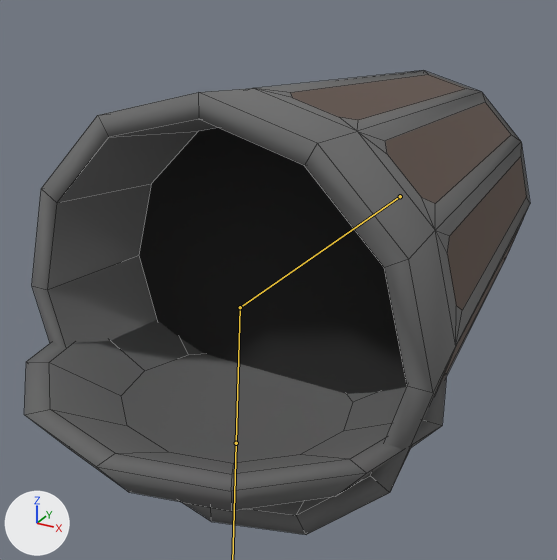
A saved change to the FBX model Assets/Models/Spawners/Trash2/Мусорка2.fbx.
Rendered twice from a 50 mm lens placed at (0.817, -2.121, 0.879), pointed at (-0.05, -0.545, 0.091). The axes (+X, +Y, +Z) are drawn at lower left. The lights are the same throughout. Both versions are drawn at frame 34 of the action 'Armature.002|Открывание_Мусорка'; the numbers are the values there. The bones that bend it are drawn over the model as lines. Mesh edges are drawn as thin lines.
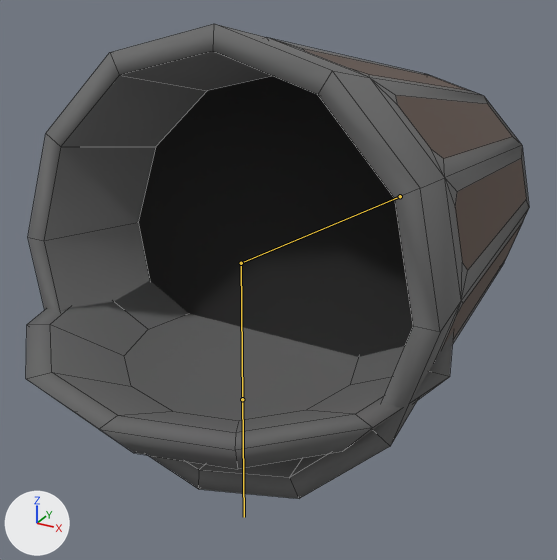
Pixel boxes (x1, y1, x2, y2) of what changed, in the pictures (557 x 560 px):
```json
{"object": "Cylinder", "change": "posed", "before": [24, 70, 530, 535], "after": [26, 24, 529, 499]}
{"bone": "Bone", "before": "(400, 196) to (240, 307)", "after": "(400, 196) to (241, 263)"}
{"bone": "Bone.001", "before": "(240, 307) to (236, 443)", "after": "(241, 263) to (242, 399)"}
```

Edits to the scene script, one JSON object a line:
```json
{"block": "bone_bone", "where": "bone_bone = bpy.data.objects['Armature.002'].pose.bones['Bone']"}
{"op": "set", "path": "bone_bone.rotation_quaternion", "old": "(0.714, 0.7, 0.0, 0.0)", "new": "(0.749, 0.662, 0.0, 0.0)", "note": "degrees (89, 0, 0) -> degrees (83, 0, 0)"}
{"block": "bone_bone_001", "where": "bone_bone_001 = bpy.data.objects['Armature.002'].pose.bones['Bone.001']  # child of 'Bone'"}
{"op": "set", "path": "bone_bone_001.rotation_quaternion", "old": "(0.731, 0.682, 0.0, 0.0)", "new": "(0.667, 0.745, 0.0, 0.0)", "note": "degrees (86, 0, 0) -> degrees (96, 0, 0)"}
```
